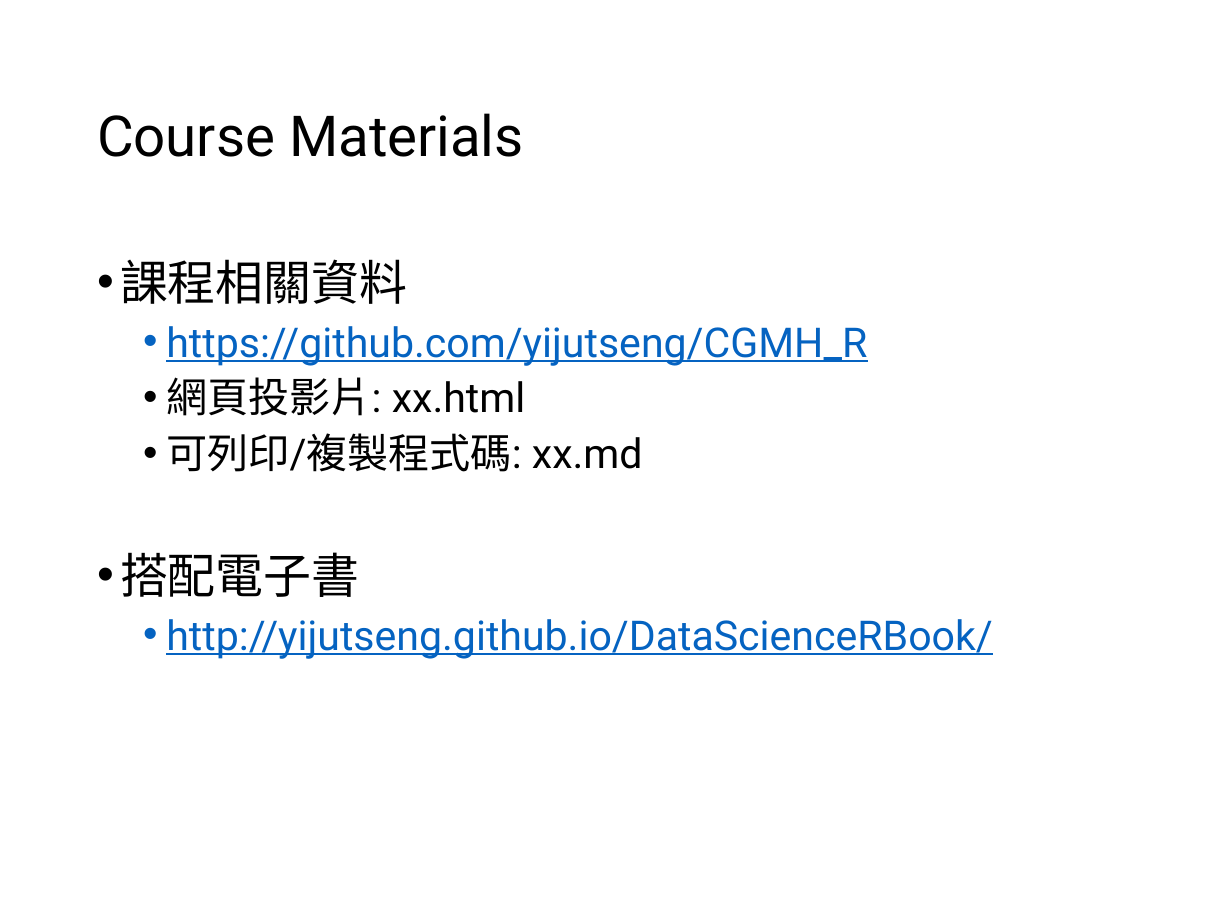
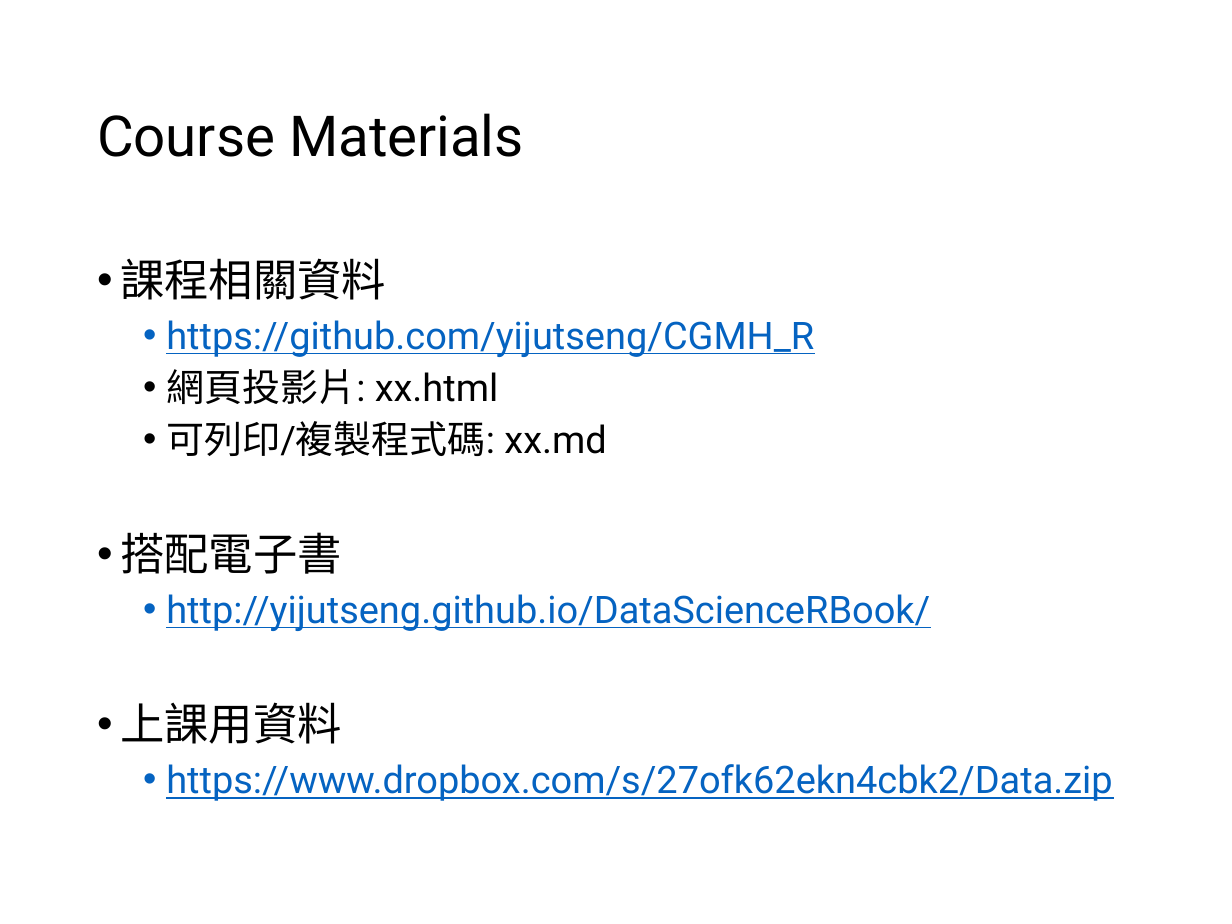
Before and after one commit to STUST-ZhuYuXiang/CGMH_R, a slide deck: slide 10 of R101_0724.pptx. Drawn at 1232x924 pixels with LibreOffice and Linux fonts; fonts in the diff are those of the drawing. Boxes give left, top, right and bottom in pixels: in the first picture for what was removed or moved away, otherwise in the second. Text is boxed around its words. In the diff, an @@ line names an element or a change of style, - is before the commit and + after.

Commit message:
ppt

```diff
--- a/R101_0724.pptx
+++ b/R101_0724.pptx
@@ text at (x1=120, y1=258, x2=930, y2=631): size 28 to 25.9 pt in "課程相關資料", "搭配電子書"; size 24 to 22.2 pt in "https://github.com/yijutseng/CGMH_R", "網頁投影片: xx.html", "可列印/複製程式碼: xx.md", "http://yijutseng.github.io/DataScienceRBook/" @@
@@ text at (x1=120, y1=702, x2=1112, y2=801): paragraphs added @@
+• 上課用資料
+  • https://www.dropbox.com/s/27ofk62ekn4cbk2/Data.zip
```
